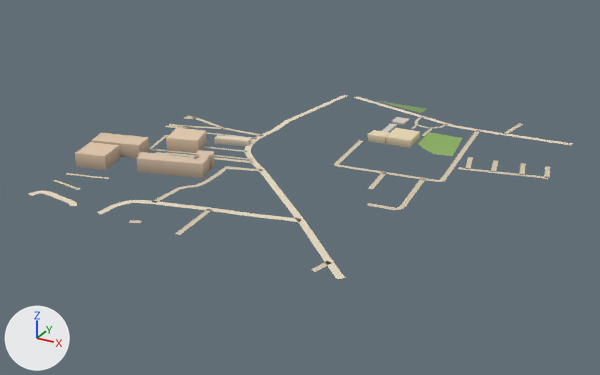
One commit to the glTF model public/assets/bengaluru-region-v1/tiles/t23_-32-l0.glb: the scene before it, then after it.
Camera for both pictures: a 50 mm camera at (12177.0, -16596.0, 380.0) aimed at (11726.0, -15775.0, -30.0). Every picture has the same lights, and +X, +Y and +Z are marked at lower left. The first picture is the older version.

Script lines for the objects in view, before the commit:
```python
me_building = bpy.data.meshes.new('building')
me_building.from_pydata(...)  # 138 vertices, 186 faces; spans x -28.0..322.0, y 89.0..441.0, z 0.0..18.0
me_building.materials.append(mat_building)
me_ground = bpy.data.meshes.new('ground')
me_ground.from_pydata(...)  # 461 vertices, 398 faces; spans x -1.0..501.0, y -3.0..504.0, z 1.0
me_ground.materials.append(mat_ground)
ob_building = bpy.data.objects.new('building', me_building)
ob_building.location = (11500.0, -16000.0, 0.0)
ob_ground = bpy.data.objects.new('ground', me_ground)
ob_ground.location = (11500.0, -16000.0, 0.0)
```
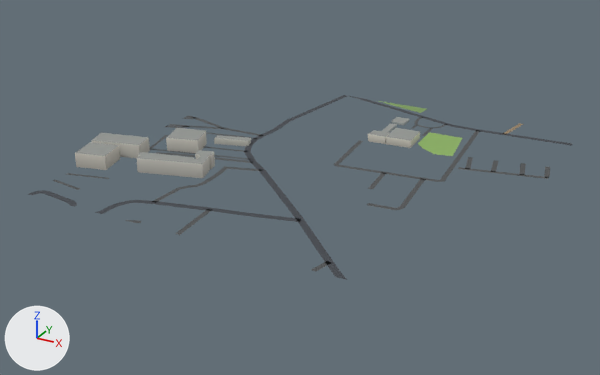
Where the change shows, as pixel boxes [x1, y1, x2, y2] in the pictures (600 x 375 px; the box of a moved part takes in the faces that stretch with it):
part 1 of me_building, recoloured (beige to light grey): [75, 117, 420, 178] in both
part 2 of me_ground, moved or reshaped: before [29, 95, 572, 279]; after [29, 95, 572, 280]
part 3 of me_ground, recoloured: [29, 97, 550, 279] in both

The edits, one by one:
me_building is used by ob_building; location (11500.0, -16000.0, 0.0).
me_building had 138 vertices, 186 faces and spanned x -28.0..322.0, y 89.0..441.0, z 0.0..18.0.
me_building now has 138 vertices, 234 faces and spans x -28.0..322.0, y 89.0..441.0, z 0.0..18.0.
me_building part 1: 186 kept faces spanning x -28.0..322.0, y 89.0..441.0, z 0.0..18.0 get new vertex colours; the middle colour goes from beige #ccb69f to light grey #bfbcb2.
Edits to the shape of me_building do not show in these pictures.
me_ground is used by ob_ground; location (11500.0, -16000.0, 0.0).
me_ground had 461 vertices, 398 faces and spanned x -1.0..501.0, y -3.0..504.0, z 1.0.
me_ground now has 469 vertices, 404 faces and spans x 0.0..500.0, y 0.0..500.0, z 1.0.
Part 2, on me_ground:
20 vertices are removed from x 1.0..501.0, y -3.0..501.0, z 1.0.
30 faces are deleted.
6 vertices in x 11.0..391.0, y -1.0..392.0, z 1.0 move by (0.0, 1.0, 0.0).
4 vertices in x 3.0..398.0, y 1.0..258.0, z 1.0 move by (0.0, -1.0, 0.0).
3 vertices in x 1.0..377.0, y 63.0..172.0, z 1.0 move by (-1.0, 0.0, 0.0).
28 vertices move from x -1.0..501.0, y -3.0..504.0, z 1.0 to x 0.0..500.0, y 0.0..500.0, z 1.0.
28 vertices are added at x 0.0..500.0, y 0.0..500.0, z 1.0.
36 new faces join them.
me_ground part 3: 337 kept faces spanning x 0.0..500.0, y 0.0..500.0, z 1.0 get new vertex colours; the middle colour goes from beige #d7c9ae to dark grey #535556.
